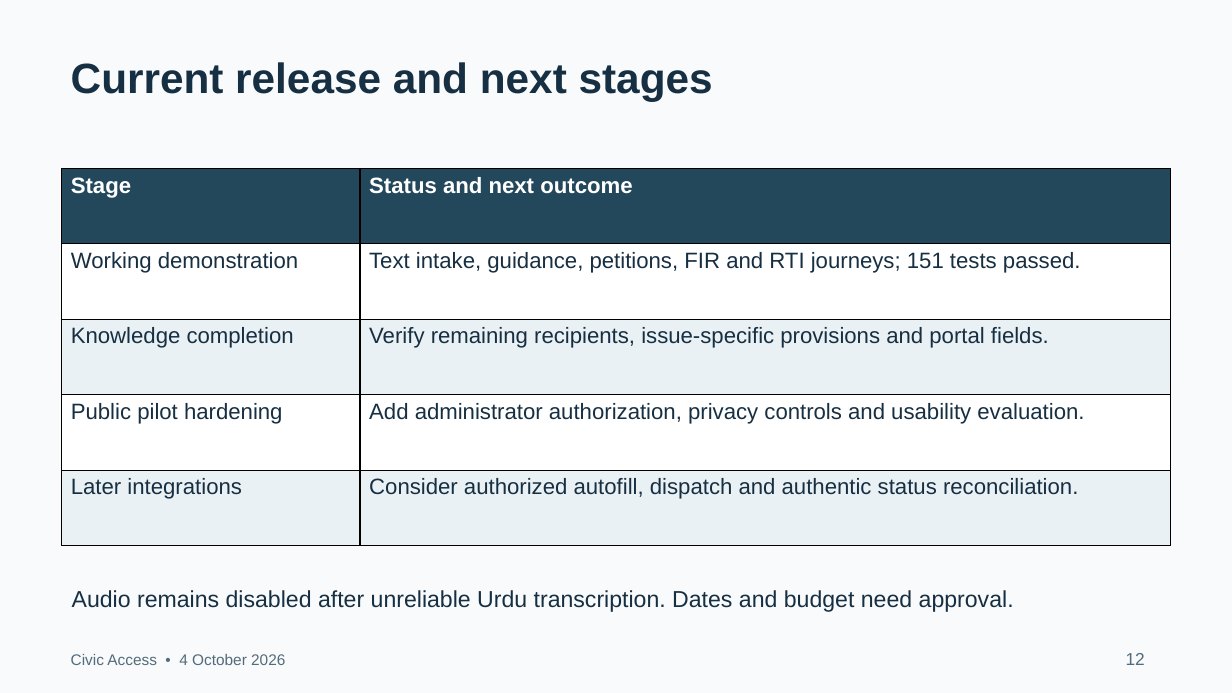
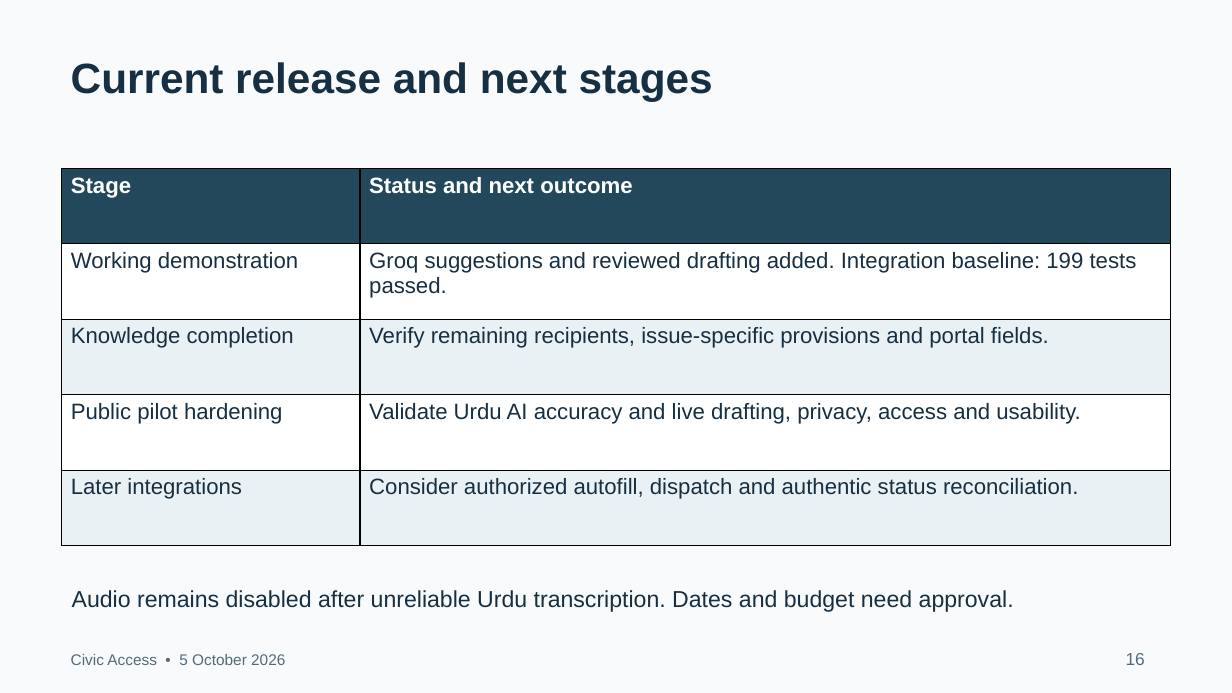
Before and after one commit to ahmadsajjad-logix/public-grievance-platform, a slide deck: slide 16 of docs/Civic Access Project Presentation.pptx (slide 12 before the commit). Drawn at 1232x693 pixels with LibreOffice and Linux fonts; fonts in the diff are those of the drawing. Boxes give left, top, right and bottom in pixels: in the first picture for what was removed or moved away, otherwise in the second. Text is boxed around its words. In the diff, an @@ line names an element or a change of style, - is before the commit and + after.

Commit message:
Update PRD and presentation for Groq AI and current complaint workflow

```diff
--- a/docs/Civic Access Project Presentation.pptx
+++ b/docs/Civic Access Project Presentation.pptx
@@ table at (62,168,1171,545) @@
-row 2, column 2: Text intake, guidance, petitions, FIR and RTI journeys; 151 tests passed.
+row 2, column 2: Groq suggestions and reviewed drafting added. Integration baseline: 199 tests passed.
-row 4, column 2: Add administrator authorization, privacy controls and usability evaluation.
+row 4, column 2: Validate Urdu AI accuracy and live drafting, privacy, access and usability.
@@ text at (71,654,285,665): text changed @@
-Civic Access • 4 October 2026
+Civic Access • 5 October 2026
@@ text at (1126,653,1145,665): text changed @@
-12
+16
```
Also in this commit, not shown: 12 other slides changed, 3 slides added, 2 other files.
